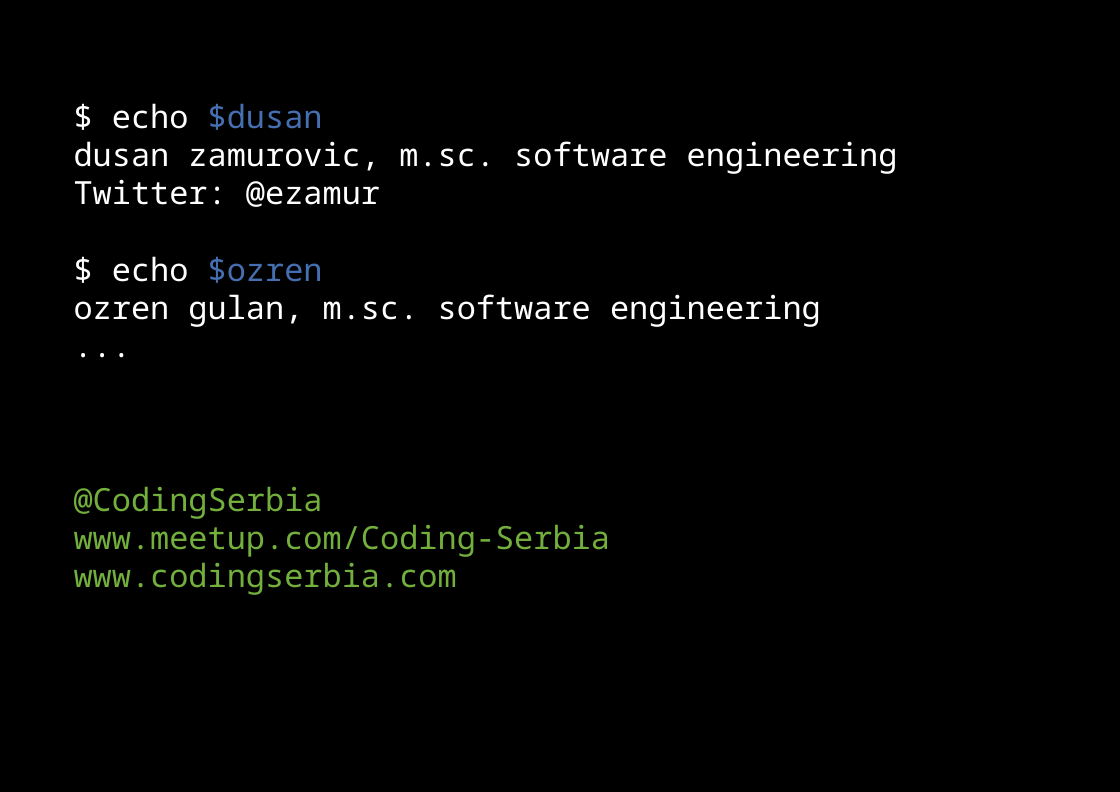
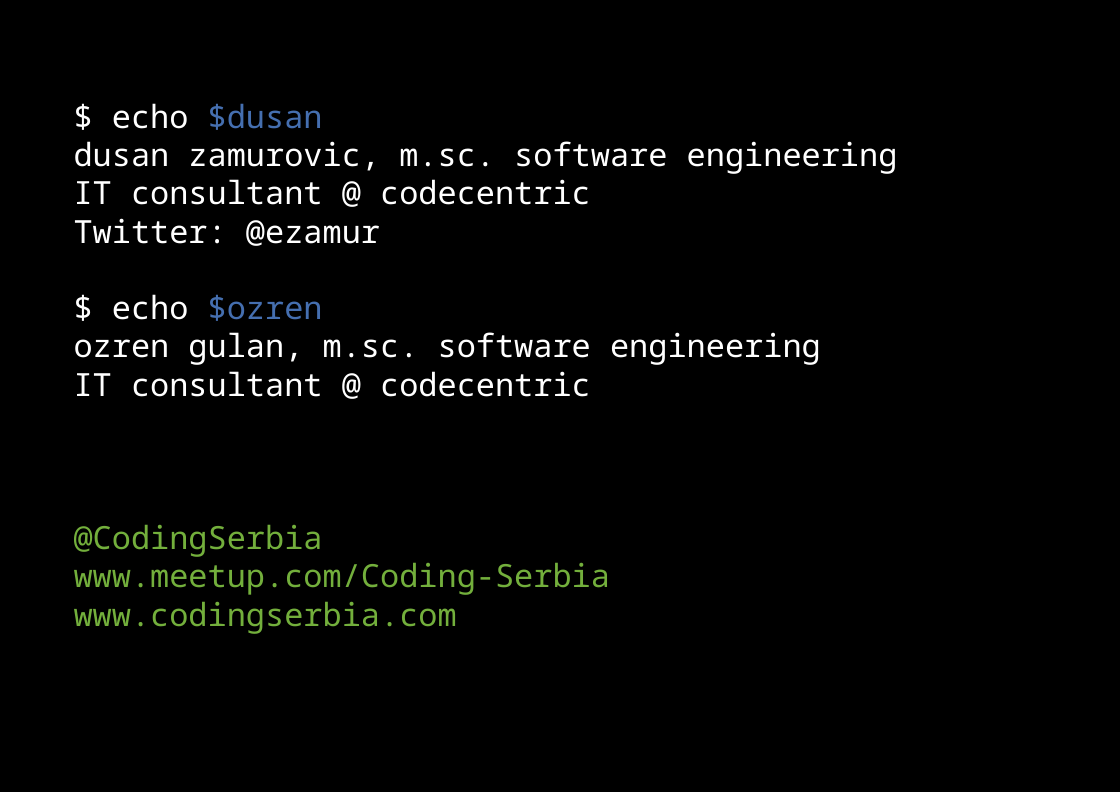
Before and after one commit to dzamurovic/coding-serbia-2014, a slide deck: slide 2 of coding-serbia.pptx. Drawn at 1120x792 pixels with LibreOffice and Linux fonts; fonts in the diff are those of the drawing. Boxes give left, top, right and bottom in pixels: in the first picture for what was removed or moved away, otherwise in the second. Text is boxed around its words. In the diff, an @@ line names an element or a change of style, - is before the commit and + after.

```diff
--- a/coding-serbia.pptx
+++ b/coding-serbia.pptx
@@ rectangle "$ echo $dusan": place and size @@
-rectangle "$ echo $dusan" at bbox=[55, 87, 1073, 648]
+rectangle "$ echo $dusan" at bbox=[55, 87, 1073, 687]
@@ text in rectangle at bbox=[74, 179, 591, 205]: paragraph added @@
+IT consultant @ codecentric
@@ text in rectangle at bbox=[74, 371, 591, 397]: text changed @@
-...
+IT consultant @ codecentric
```
Also in this commit, not shown: 4 other slides changed.
